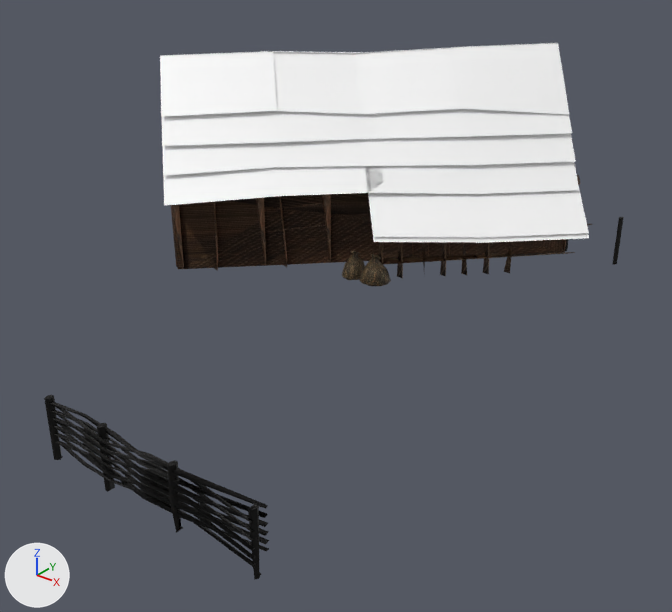
The glTF model fortuna-bot-web/games/airdef/models/h_khata.glb as it was, and as the next commit left it.
One viewpoint serves both versions: a camera (50 mm lens) standing at (10.46, -12.25, 7.22) and looking at (1.02, -0.45, -0.1). The axes (+X, +Y, +Z) are drawn at lower left. The lights are the same throughout. The older version comes first. Vertices at exactly the same position are counted once.

Objects in the first picture: 'body|01___Default', 'body|04___Default', 'body|glass', 'body|material', 'body|torchis'.
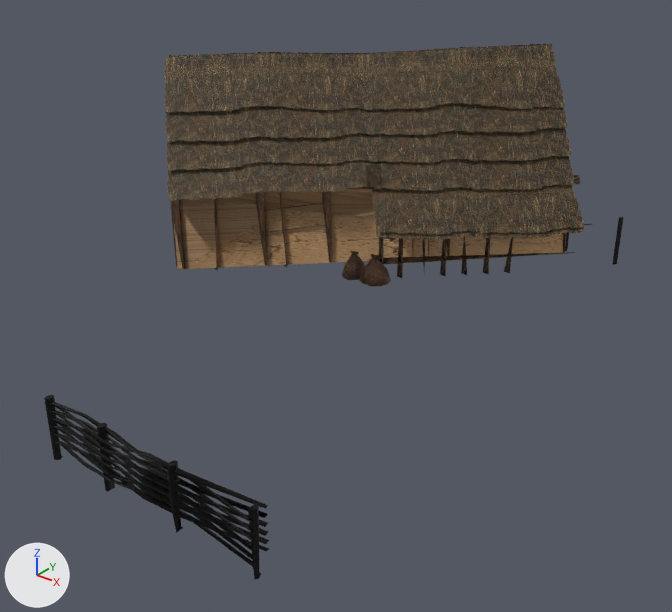
What changed in the scene script:
```text
Add img_image_6:
    img_image_6 = load_image('Image_6', '_unpacked/Image_6', 512, 512, 'sRGB')
Change mat_paille:
    where n0 = _N.new('ShaderNodeBsdfPrincipled'); n0.name = 'Principled BSDF'
    remove n0.inputs[0].default_value = (1.0, 1.0, 1.0, 1.0)  # 'Base Color', white #ffffff
    add n2 = _N.new('ShaderNodeMath'); n2.name = 'Math'
    add n2.operation = 'SUBTRACT'
    add n2.inputs[0].default_value = 1.0  # 'Value'
    add n3 = _N.new('ShaderNodeMath'); n3.name = 'Math.001'
    add n3.operation = 'LESS_THAN'
    add n4 = _N.new('ShaderNodeTexImage'); n4.name = 'Image Texture'
    add n4.image = img_image_4
    add _L.new(n2.outputs[0], n0.inputs[4])  # 'Value' to 'Alpha'
    add _L.new(n3.outputs[0], n2.inputs[1])  # 'Value' to 'Value'
    add _L.new(n4.outputs[0], n0.inputs[0])  # 'Color' to 'Base Color'
    add _L.new(n4.outputs[1], n3.inputs[0])  # 'Alpha' to 'Value'
Change mat_material:
    mat_material.texture: img_image_4 -> img_image_5
Change mat_torchis:
    mat_torchis.texture: img_image_5 -> img_image_6
Change me_body_glass:
    where me_body_glass.from_pydata(...)  # 144 vertices, 72 faces; spans x -4.82..4.01, y -1.68..6.65, z 0.77..3.86
    used by ob_body_glass; location = (0.0, 0.0, 0.0)
    me_body_glass part 1: texture (UV) coordinates changed
```

Location of each change, (x1, y1, x2, y2) in pixels of the pictures (672 x 612 px):
'body|glass', surface changed (white to brown): (164, 43, 584, 240) in both
'body|torchis', surface changed (black to brown): (174, 193, 563, 269) in both
